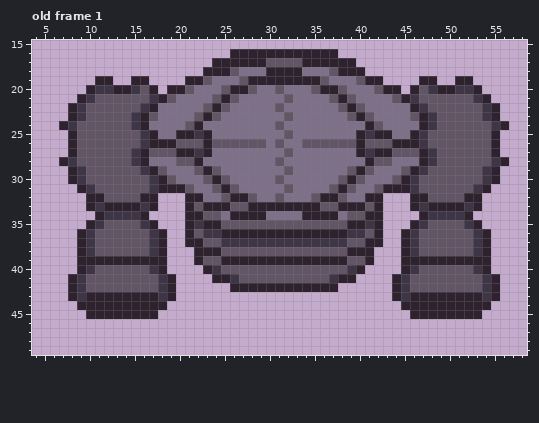
Two states of a pixel-art file, assets/ase/robot.ase. The first picture shows the starting point.
64x64 pixels, 3 frames. Shown: old frame 1: x 4..58, y 15..49. The commit also changed other frames, which this record leaves out.
New version:
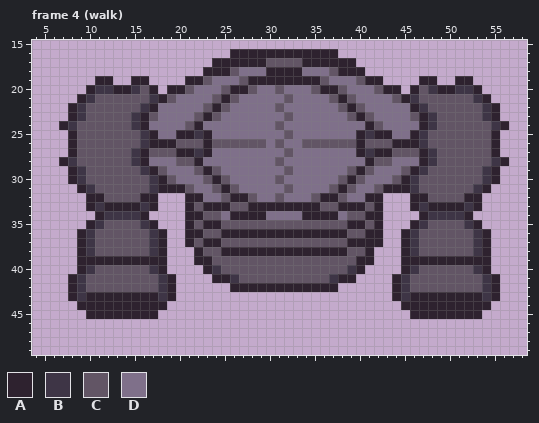
Palette (. is transparent): A #2e222f  B #3e3546  C #625565  D #7f708a
A new or re-ordered frame is compared with the old frame closest to it.
Log entry: RightShot e LeftShot do robô (sprite)
Diff:
frames 3 -> 18
Frame 4 (walk) is new; against old frame 1, layer "Legs":
y 35: x 22 B -> C; x 41 B -> C
y 36: x 22..24 CBB -> ACC; x 39..41 BBC -> CCA
y 37: x 22..40 ACCBBBBBBBBBBBBBBCC -> CAACCCCCCCCCCCCCCAA
y 38: x 23..40 AACCCCCCCCCCCCCCAA -> CCAAAAAAAAAAAAAACC
y 39: x 23 C -> A; x 25..38 AAAAAAAAAAAAAA -> CCCCCCCCCCCCCC; x 40 C -> A
